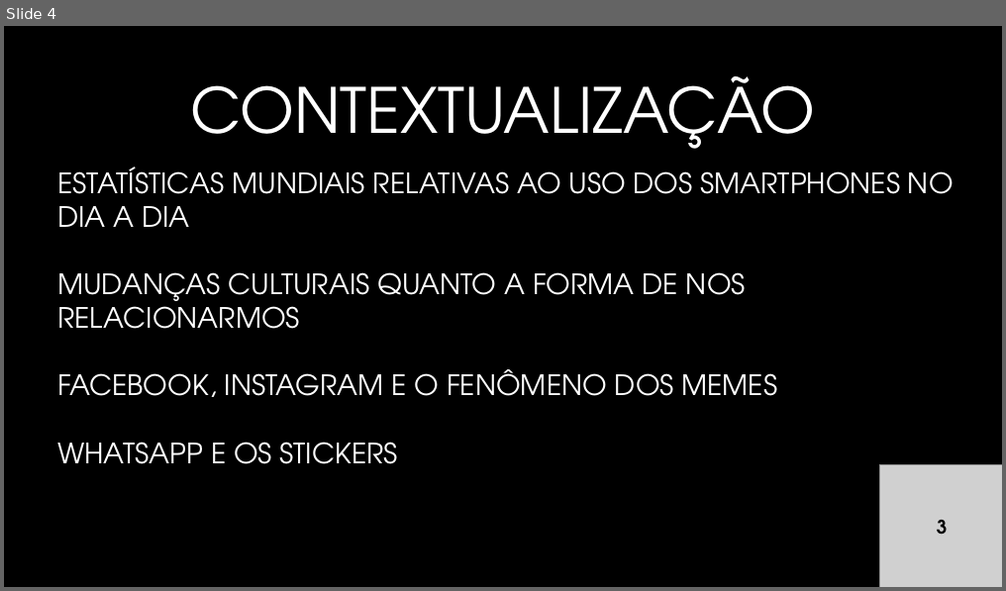
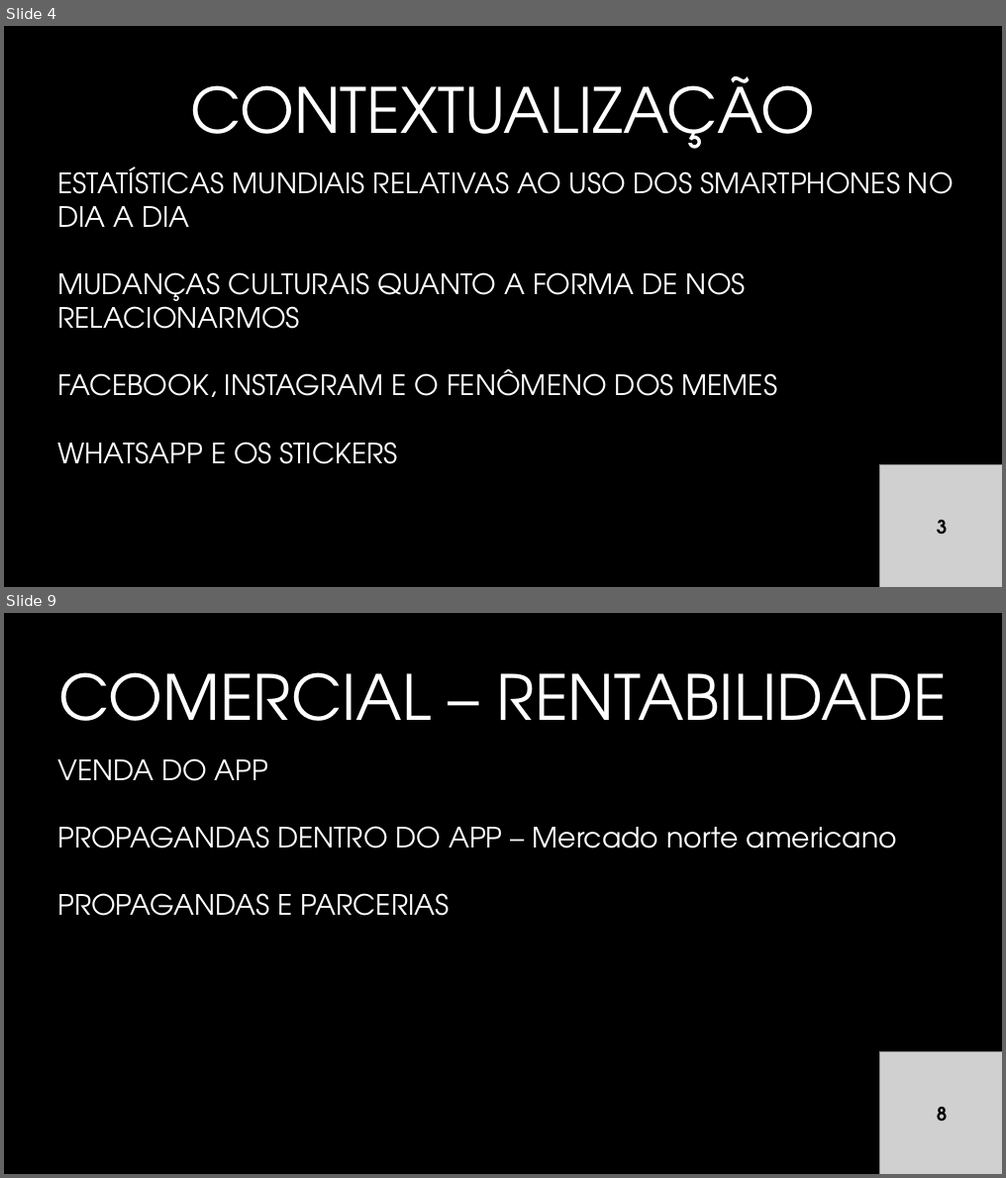
Before and after one commit to rafaelcavalieri/GalleryApp, a slide deck: docs/apresentação tcc.pptx. Shown one above the other, each under a label of ours: slide 4 before the commit, slides 4 and 9 after it; the slides between them are not shown. The pictures are 1006x591 and 1006x1178 pixels, drawn with LibreOffice and Linux fonts; fonts in the diff are those of the drawing; grey boxes stand for pictures; background and template pictures are left out. Boxes give left, top, right and bottom in pixels: in the first picture for what was removed or moved away, otherwise in the second. Text is boxed around its words. In the diff, an @@ line names an element or a change of style, - is before the commit and + after.

```diff
--- a/docs/apresentação tcc.pptx
+++ b/docs/apresentação tcc.pptx
@@ slide 9 added at (x1=4, y1=613, x2=1002, y2=1174), background #000000 @@
@@ title added at (x1=59, y1=672, x2=947, y2=721), 60 pt, text #FFFFFF @@
+COMERCIAL – RENTABILIDADE
@@ text added at (x1=57, y1=759, x2=897, y2=916), 27 pt, text #FFFFFF @@
+VENDA DO APP
+PROPAGANDAS DENTRO DO APP – Mercado norte americano
+PROPAGANDAS E PARCERIAS
@@ picture added at (x1=880, y1=1053, x2=1002, y2=1174) @@
@@ text added at (x1=937, y1=1107, x2=947, y2=1121), 18 pt, text #000000, bold @@
+8
```
Also in this commit, not shown: 3 slides changed, 4 other slides added, 1 slide removed.
